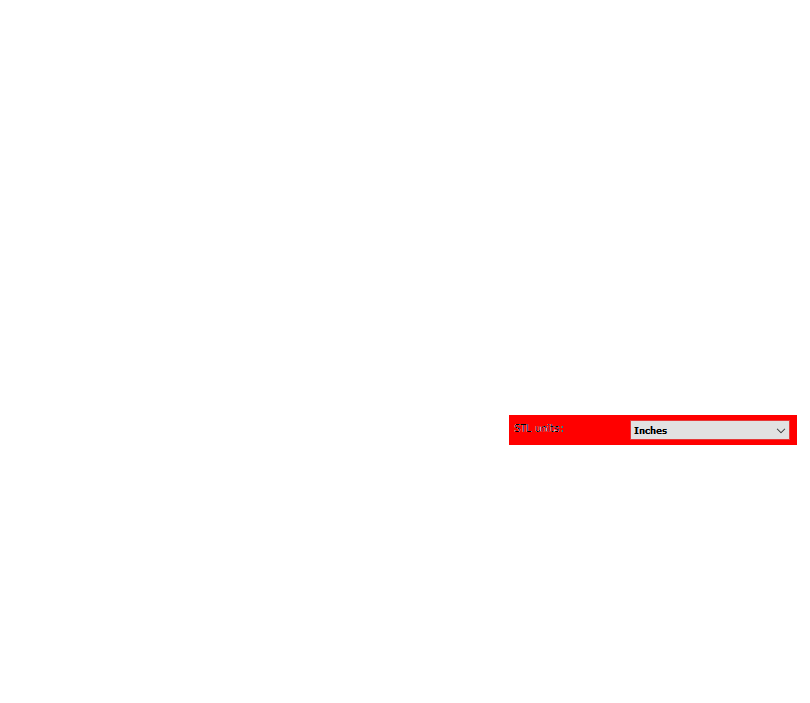
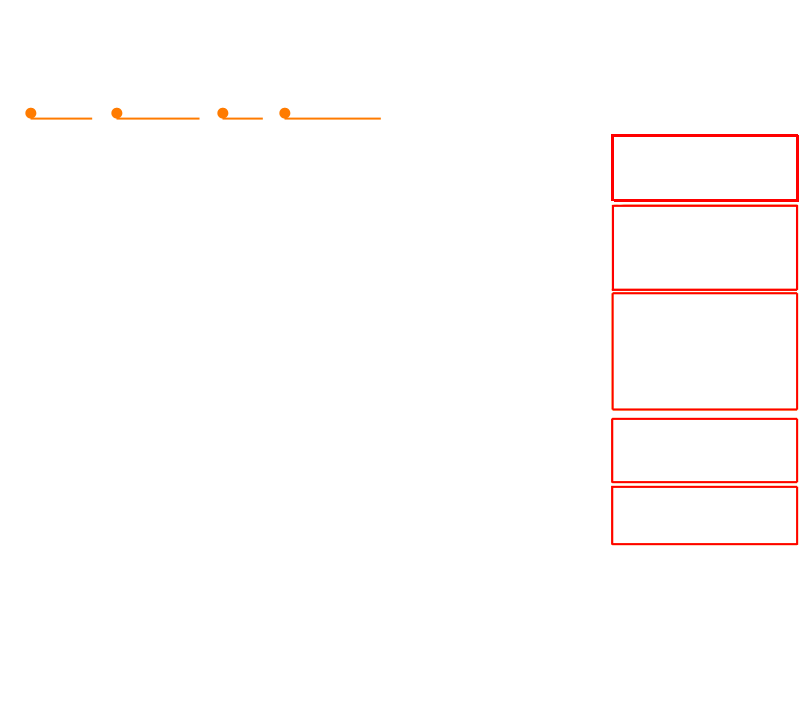
Layers edited between the first and the second 810×703 image:
added layer "Shape 23 copy" above "Shape 23 copy 2" over [111, 107, 200, 120]
added layer "Shape 23 copy 2" above "Shape 23 copy 3" over [217, 107, 263, 120]
added layer "Shape 23 copy 3" above "Shape 23" over [279, 107, 381, 120]
added layer "Shape 23" above "Shape 21 copy 3" over [25, 107, 93, 120]
added layer "Shape 29" above "Shape 24" over [611, 202, 799, 291]
added layer "Shape 24" above "Shape 33" over [611, 134, 799, 202]
added layer "Shape 33" above "Shape 36" over [611, 292, 799, 411]
added layer "Shape 36" above "Shape 35" over [611, 485, 799, 546]
added layer "Shape 35" above "Layer 3" over [611, 417, 799, 484]
removed layer "Layer 9" over [509, 415, 797, 445]
